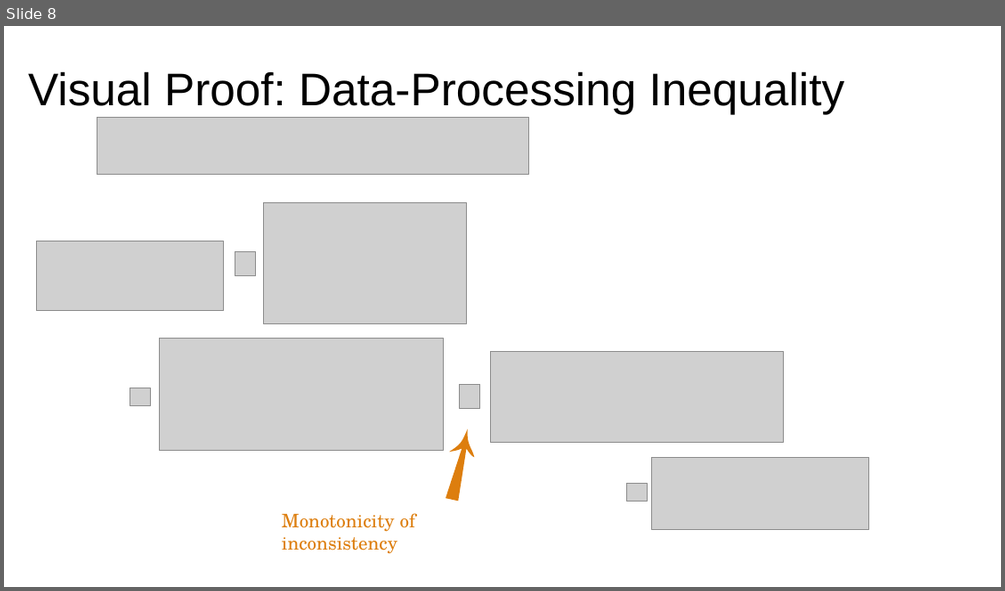
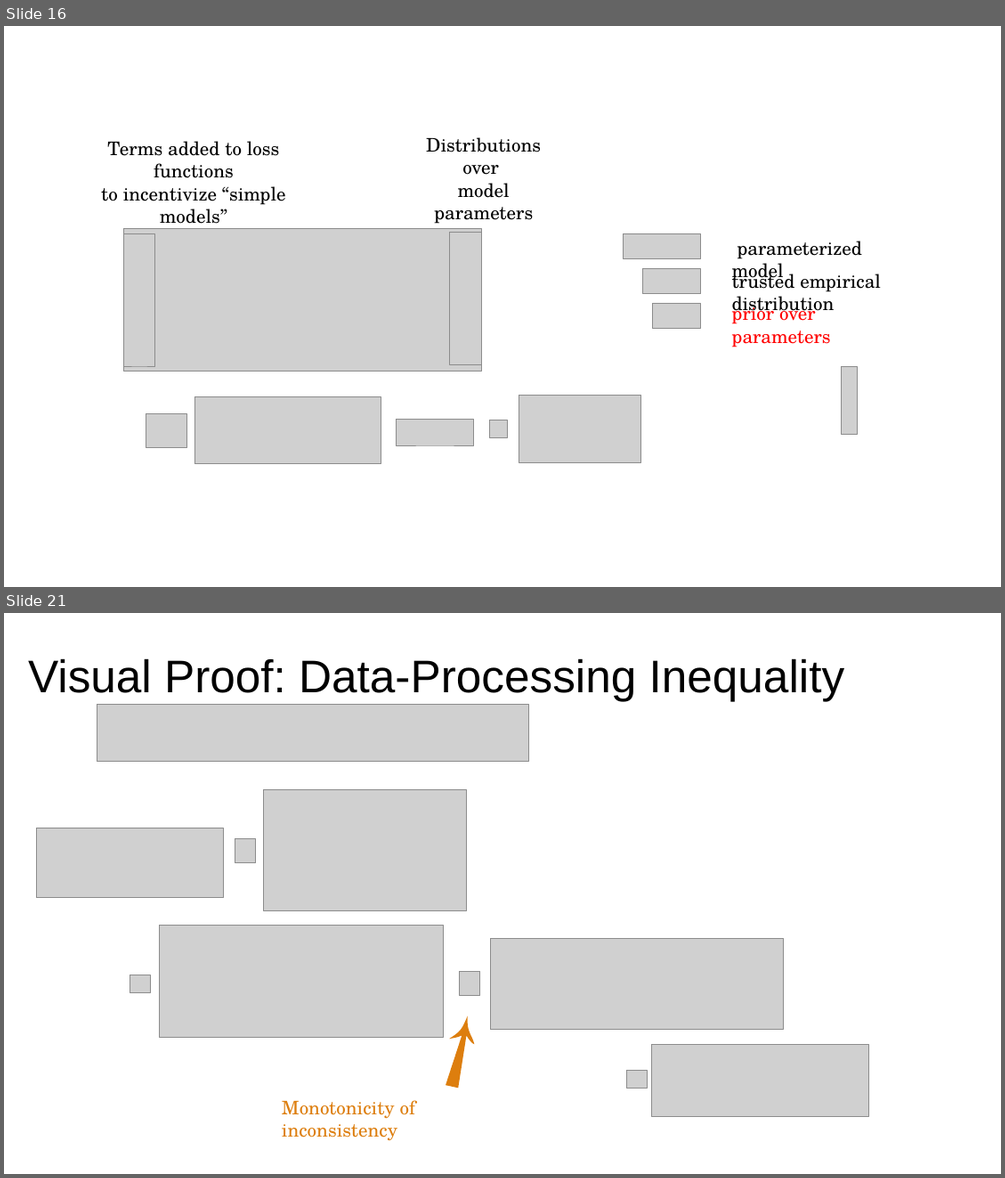
Before and after one commit to orichardson/pdg-expts, a slide deck: present/AISTATS-2022/one-true-loss.pptx. Shown one above the other, each under a label of ours: slide 8 before the commit, slides 16 and 21 after it; the slides between them are not shown. The pictures are 1005x591 and 1005x1178 pixels, drawn with LibreOffice and Linux fonts; fonts in the diff are those of the drawing; grey boxes stand for pictures; background and template pictures are left out. Boxes give left, top, right and bottom in pixels: in the first picture for what was removed or moved away, otherwise in the second. Text is boxed around its words. In the diff, an @@ line names an element or a change of style, - is before the commit and + after.

```diff
--- a/present/AISTATS-2022/one-true-loss.pptx
+++ b/present/AISTATS-2022/one-true-loss.pptx
@@ slide 16 added at [4, 26, 1001, 587], background #FFFFFF @@
@@ text added at [101, 141, 286, 224], 18 pt, text #000000 @@
+Terms added to loss functions
+to incentivize “simple models”
@@ text added at [426, 137, 541, 224], 18 pt, text #000000 @@
+Distributions over
+model parameters
@@ picture added at [124, 229, 196, 259] @@
@@ picture added at [124, 229, 482, 371] @@
@@ picture added at [150, 229, 246, 313] @@
@@ picture added at [623, 233, 701, 258] @@
@@ text added at [732, 240, 862, 283], 18 pt, text #000000 @@
+parameterized model
@@ picture added at [643, 269, 700, 295] @@
@@ text added at [732, 270, 881, 316], 18 pt, text #000000 @@
+trusted empirical distribution
@@ picture added at [652, 303, 700, 328] @@
@@ text added at [731, 302, 830, 347], 18 pt, text #FF0000 @@
+prior over parameters
@@ picture added at [841, 367, 858, 435] @@
@@ picture added at [518, 395, 641, 463] @@
@@ group added at [124, 232, 481, 464]: 5 pictures @@
@@ picture added at [489, 420, 507, 438] @@
@@ what was slide 8 is now slide 21 @@
```
Also in this commit, not shown: 4 slides changed, 18 other slides added, 3 slides removed, 2 other files.
